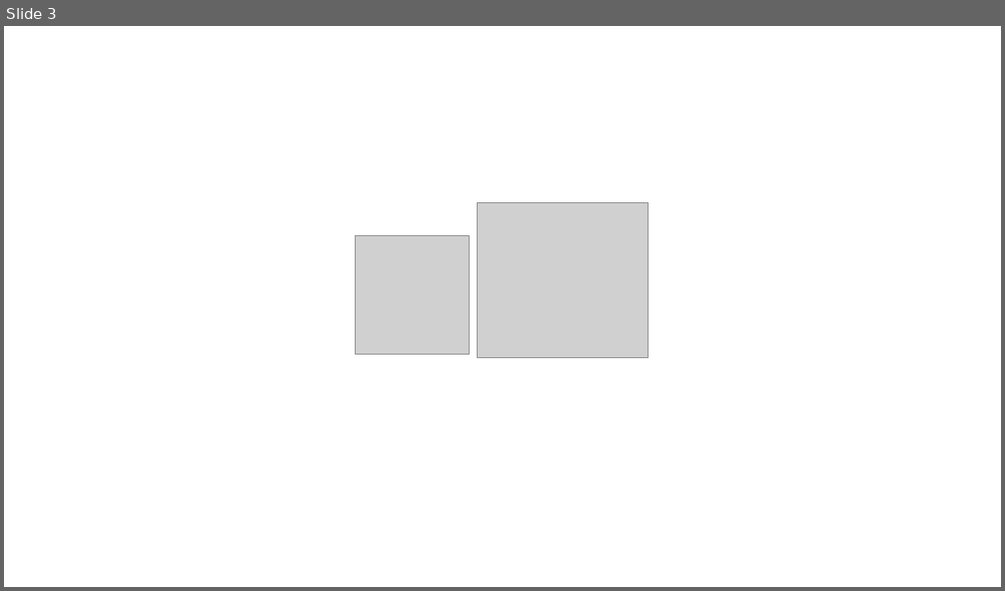
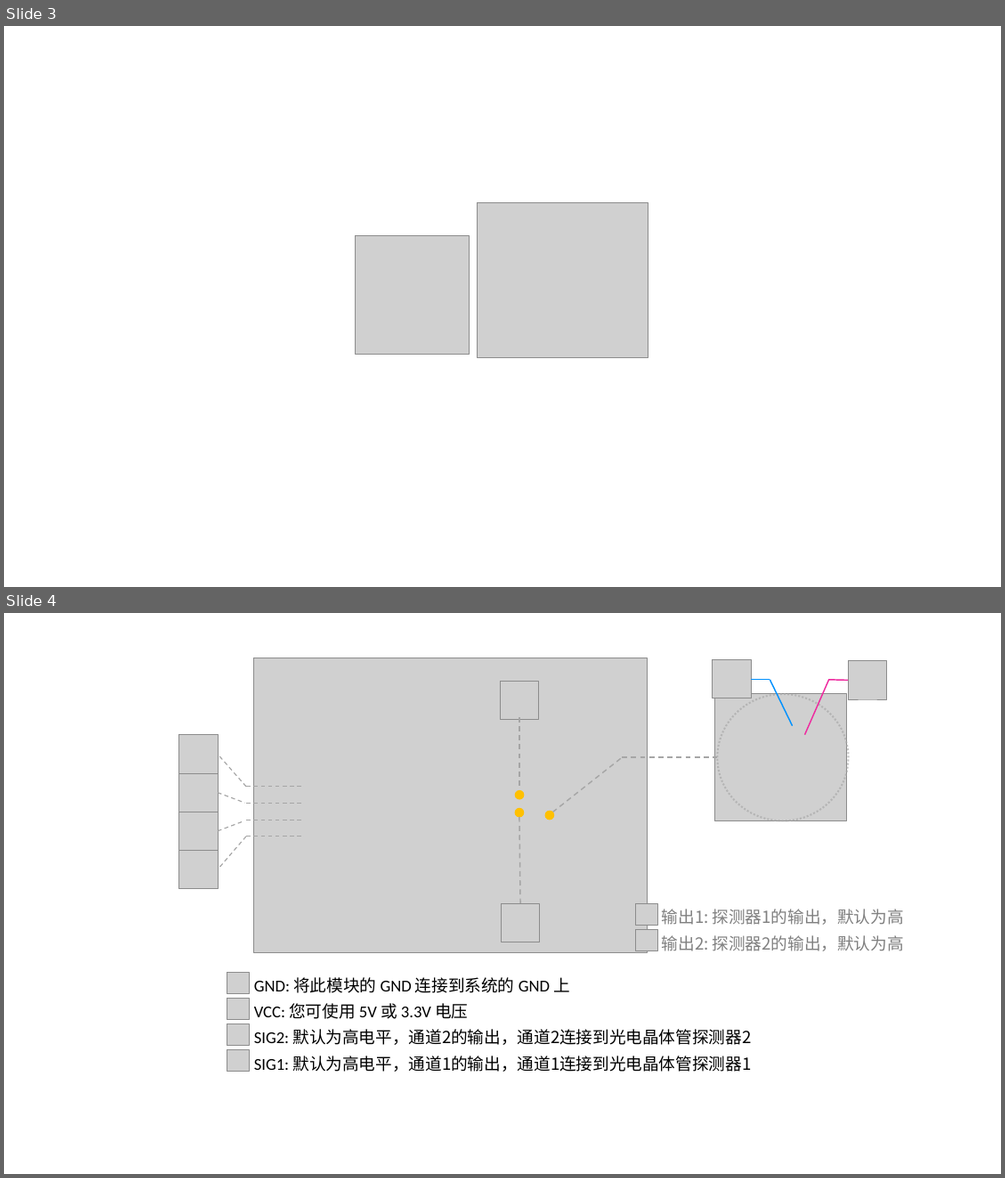
Before and after one commit to SeeedDocument/Grove-Optical_Rotary_Encoder-TCUT1600X01, a slide deck: img/pin_map.pptx. Shown one above the other, each under a label of ours: slide 3 before the commit, slides 3 and 4 after it. The pictures are 1005x591 and 1005x1178 pixels, drawn with LibreOffice and Linux fonts; fonts in the diff are those of the drawing; grey boxes stand for pictures. Boxes give left, top, right and bottom in pixels: in the first picture for what was removed or moved away, otherwise in the second. Text is boxed around its words. In the diff, an @@ line names an element or a change of style, - is before the commit and + after.

```diff
--- a/img/pin_map.pptx
+++ b/img/pin_map.pptx
@@ slide 4 added at [4, 613, 1001, 1174], background #FFFFFF @@
@@ picture added at [254, 657, 647, 952] @@
@@ picture added at [712, 659, 751, 698] @@
@@ picture added at [849, 661, 887, 699] @@
@@ picture added at [500, 681, 539, 719] @@
@@ line added from (769, 680) to (751, 680), #0091FE 1.25 pt @@
@@ line added from (793, 726) to (769, 680), #0091FE 1.25 pt @@
@@ line added from (805, 735) to (829, 680), #EE2A9F 1.25 pt @@
@@ line added from (829, 680) to (849, 681), #EE2A9F 1.25 pt @@
@@ line added from (519, 717) to (519, 787), #A5A5A5 1.25 pt dashed @@
@@ picture added at [715, 694, 846, 821] @@
@@ ellipse added at [718, 694, 849, 820], outline #A6A6A6 1.75 pt dashed @@
@@ line added from (246, 787) to (218, 755), #A5A5A5 1 pt dashed @@
@@ line added from (553, 811) to (622, 757), #A6A6A6 1.25 pt dashed @@
@@ line added from (622, 757) to (718, 757), #A6A6A6 1.25 pt dashed @@
@@ line added from (218, 793) to (245, 803), #A5A5A5 1 pt dashed @@
@@ ellipse added at [516, 791, 524, 799], fill #FFC000, outline #FFC000 1 pt @@
@@ group added at [179, 735, 218, 889]: 4 pictures @@
@@ line added from (218, 831) to (245, 821), #A5A5A5 1 pt dashed @@
@@ group added at [246, 787, 301, 836]: 4 lines @@
@@ ellipse added at [516, 808, 524, 817], fill #FFC000, outline #FFC000 1 pt @@
@@ line added from (519, 817) to (521, 903), #A5A5A5 1.25 pt dashed @@
@@ ellipse added at [545, 811, 554, 819], fill #FFC000, outline #FFC000 1 pt @@
@@ line added from (246, 836) to (218, 869), #A5A5A5 1 pt dashed @@
@@ picture added at [502, 903, 540, 942] @@
@@ picture added at [636, 903, 657, 925] @@
@@ picture added at [636, 929, 657, 951] @@
@@ text added at [662, 908, 904, 951], 16 pt, text #808080 @@
+输出1: 探测器1的输出，默认为高
+输出2: 探测器2的输出，默认为高
@@ picture added at [226, 972, 249, 994] @@
@@ text added at [254, 977, 751, 1071], 16 pt, text #000000 @@
+GND: 将此模块的 GND 连接到系统的 GND 上
+VCC: 您可使用 5V 或 3.3V 电压
+SIG2: 默认为高电平，通道2的输出，通道2连接到光电晶体管探测器2
+SIG1: 默认为高电平，通道1的输出，通道1连接到光电晶体管探测器1
@@ picture added at [226, 997, 249, 1019] @@
@@ picture added at [226, 1023, 249, 1046] @@
@@ picture added at [226, 1050, 249, 1071] @@
```
Also in this commit, not shown: 1 other file.
